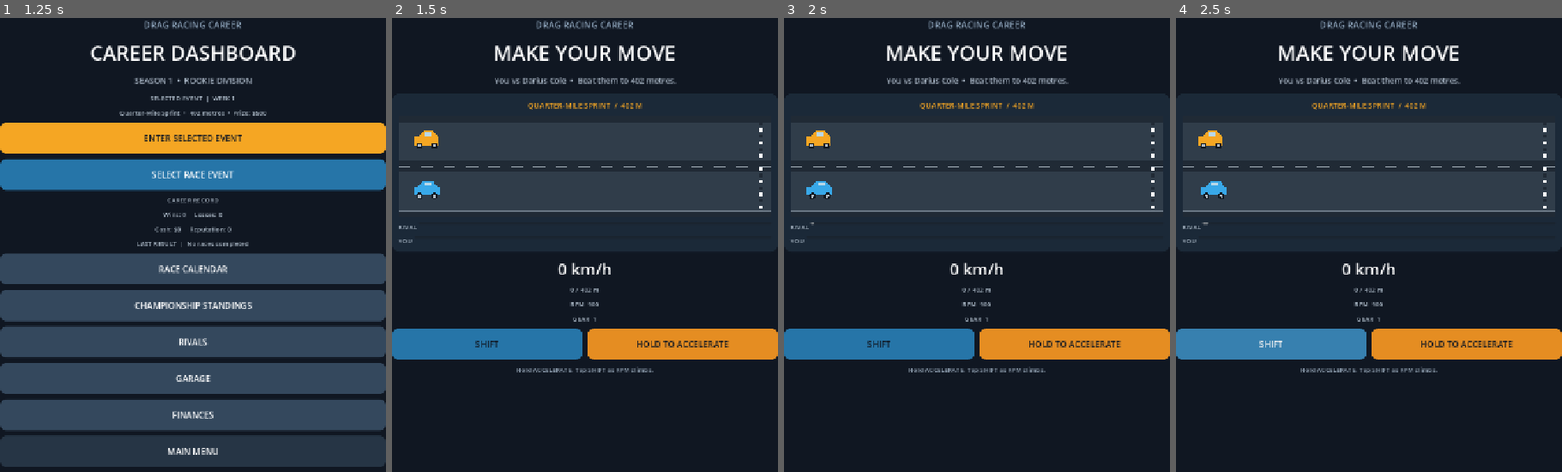
Above: before the commit, frames 1-4 (left to right).
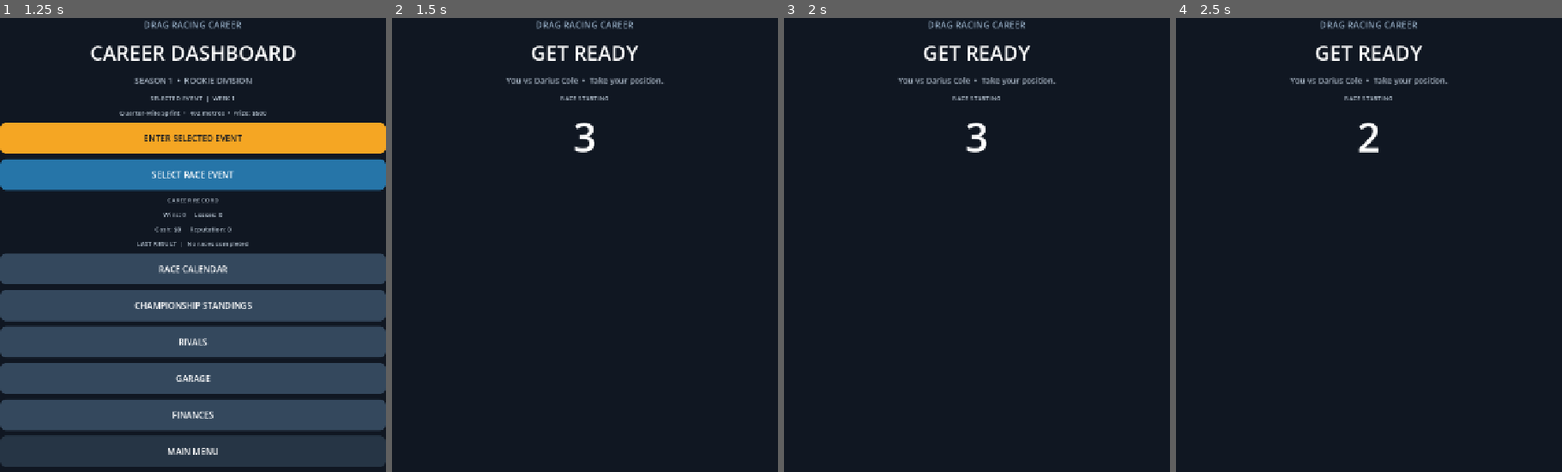
Above: after the commit, the same moments.

Repository: gleeshyyy/-Drag-Racing-Career
Game: Godot game, scene res://main.tscn
The game is run twice, just before and just after one commit, with the same random seed, the same clock (stepped at 60 frames per second) and the same inputs.
Inputs (mouse positions are in pixels of both pictures, inside the frame that each line leads up to):
- Up to frame 1 (1.25 s): click "CAREER MODE" at 0.5 s
- Up to frame 2 (1.5 s): click "ENTER SELECTED EVENT" at 1.25 s
- Up to frame 3 (2 s): no input
- Up to frame 4 (2.5 s): click (1272, 344) at 2 s, where only the run before the commit has a clickable "SHIFT"

Frame 1 is identical in both runs. In frame 2, 26% of the frame differs, in the area x 0-100%, y 6-79%; in frame 3, 26%; in frame 4, 26%.

Commit message:
Add 3-2-1 race start countdown

Diff:
--- a/main.gd
+++ b/main.gd
@@ -78,6 +78,7 @@
 var rival_names := ["Darius Cole", "Maya Brooks", "Jaxon Reed", "Andre Silva"]
 var quick_rival_name := ""
 var quick_searching := false
+var race_countdown_active := false
 
 var title_label: Label
 var status_label: Label
@@ -687,8 +688,12 @@
 	section_panel.add_child(back_button)
 
 func _start_race() -> void:
-	section_panel.hide()
+	if race_countdown_active:
+		return
+	race_countdown_active = true
+	section_panel.show()
 	menu_panel.hide()
+	race_panel.hide()
 	if career_race:
 		var event: Dictionary = _get_selected_event()
 		race_distance = float(event["distance"])
@@ -700,7 +705,7 @@
 		race_reward = 0
 		rival_target_speed = 238.0
 		race_event_name = "Quick Race"
-	race_active = true
+	race_active = false
 	race_finished = false
 	player_distance = 0.0
 	rival_distance = 0.0
@@ -710,17 +715,33 @@
 	gear = 1
 	race_time = 0.0
 	throttle_down = false
-	menu_panel.hide()
-	race_panel.show()
-	title_label.text = "MAKE YOUR MOVE"
 	if career_race:
 		rival_name = rival_names[(career_wins + career_losses) % rival_names.size()]
 	else:
 		rival_name = quick_rival_name if quick_rival_name != "" else rival_names[randi_range(0, rival_names.size() - 1)]
+	title_label.text = "GET READY"
+	status_label.text = "You vs %s  •  Take your position." % rival_name
+	_clear_section()
+	_add_section_label("RACE STARTING")
+	var countdown_label := _large_label("3")
+	countdown_label.add_theme_font_size_override("font_size", 76)
+	countdown_label.horizontal_alignment = HORIZONTAL_ALIGNMENT_CENTER
+	section_panel.add_child(countdown_label)
+	for count in [3, 2, 1]:
+		countdown_label.text = str(count)
+		await get_tree().create_timer(0.85).timeout
+	countdown_label.text = "GO!"
+	countdown_label.add_theme_color_override("font_color", Color("#f5a623"))
+	await get_tree().create_timer(0.45).timeout
+	section_panel.hide()
+	race_panel.show()
+	title_label.text = "MAKE YOUR MOVE"
 	if is_instance_valid(track_title_label):
 		track_title_label.text = "%s  /  %d M" % [race_event_name.to_upper(), int(race_distance)]
 	status_label.text = "You vs %s  •  Beat them to %d metres." % [rival_name, int(race_distance)]
 	_update_hud()
+	race_countdown_active = false
+	race_active = true
 
 func _shift_gear() -> void:
 	if not race_active or shift_cooldown > 0.0:
